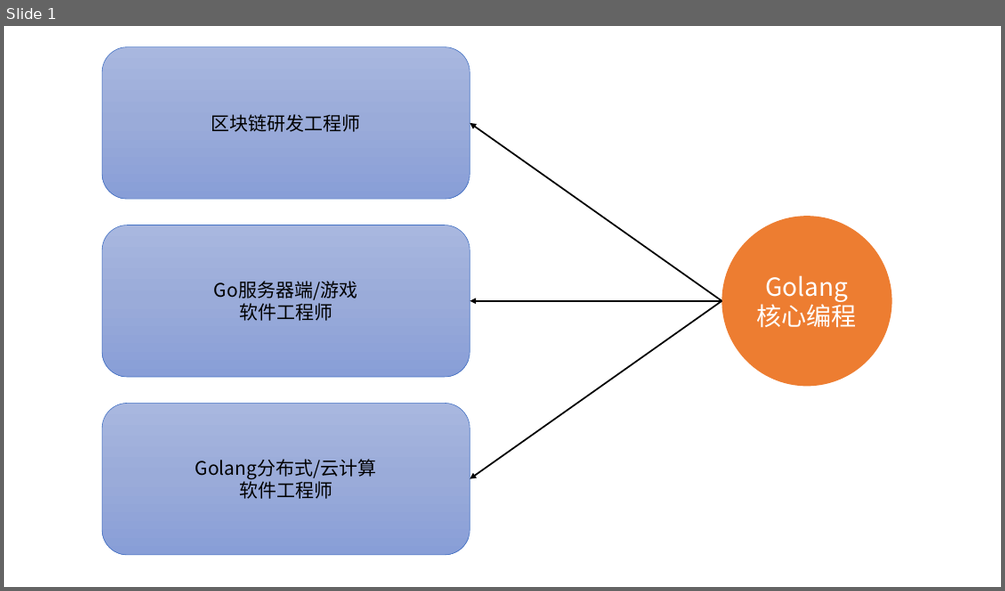
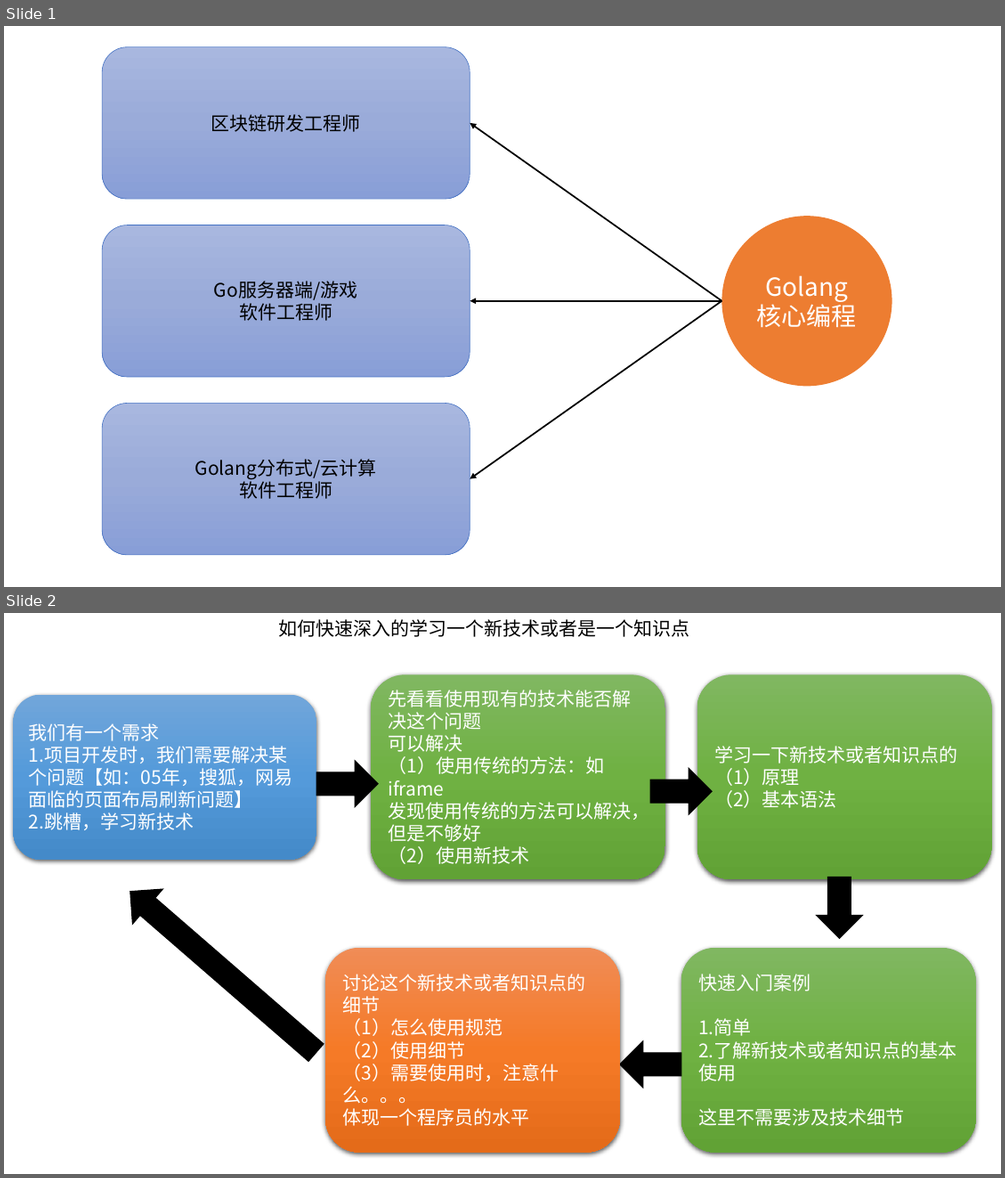
Before and after one commit to LYTXJY/Blockchain-exploration-and-learning, a slide deck: Refernece/reference_book_picture.pptx. Shown one above the other, each under a label of ours: slide 1 before the commit, slides 1 and 2 after it. The pictures are 1005x591 and 1005x1178 pixels, drawn with LibreOffice and Linux fonts; fonts in the diff are those of the drawing. Boxes give left, top, right and bottom in pixels: in the first picture for what was removed or moved away, otherwise in the second. Text is boxed around its words. In the diff, an @@ line names an element or a change of style, - is before the commit and + after.

Commit message:
ppt

```diff
--- a/Refernece/reference_book_picture.pptx
+++ b/Refernece/reference_book_picture.pptx
@@ slide 2 added at bbox=[4, 613, 1001, 1174], background #FFFFFF @@
@@ text added at bbox=[279, 619, 690, 637], 18 pt, text #000000 @@
+如何快速深入的学习一个新技术或者是一个知识点
@@ rounded rectangle added at bbox=[371, 675, 665, 879], fill gradient #81B861 to #6FB242 to #62A336, 18 pt, text #FFFFFF @@
+先看看使用现有的技术能否解决这个问题
+可以解决
+（1）使用传统的方法：如iframe
+发现使用传统的方法可以解决，但是不够好
+（2）使用新技术
@@ rounded rectangle added at bbox=[697, 675, 992, 879], fill gradient #81B861 to #6FB242 to #62A336, 18 pt, text #FFFFFF @@
+学习一下新技术或者知识点的
+（1）原理
+（2）基本语法
@@ rounded rectangle added at bbox=[13, 695, 316, 859], fill gradient #71A6DB to #559BDB to #448ACA, 18 pt, text #FFFFFF @@
+我们有一个需求
+1.项目开发时，我们需要解决某个问题【如：05年，搜狐，网易面临的页面布局刷新问题】
+2.跳槽，学习新技术
@@ right arrow added at bbox=[316, 761, 378, 807], fill #000000, outline #000000 1 pt @@
@@ right arrow added at bbox=[651, 769, 712, 814], fill #000000, outline #000000 1 pt @@
@@ right arrow added at bbox=[115, 874, 332, 1070], fill #000000, outline #000000 1 pt @@
@@ right arrow added at bbox=[817, 876, 862, 938], fill #000000, outline #000000 1 pt @@
@@ rounded rectangle added at bbox=[325, 948, 620, 1151], fill gradient #F18C57 to #F67B28 to #E56C19, 18 pt, text #FFFFFF @@
+讨论这个新技术或者知识点的细节
+（1）怎么使用规范
+（2）使用细节
+（3）需要使用时，注意什么。。。
+体现一个程序员的水平
@@ rounded rectangle added at bbox=[681, 948, 976, 1151], fill gradient #81B861 to #6FB242 to #62A336, 18 pt, text #FFFFFF @@
+快速入门案例
+1.简单
+2.了解新技术或者知识点的基本使用
+这里不需要涉及技术细节
@@ right arrow added at bbox=[620, 1041, 681, 1087], fill #000000, outline #000000 1 pt @@
```
Also in this commit, not shown: 3 other files.
